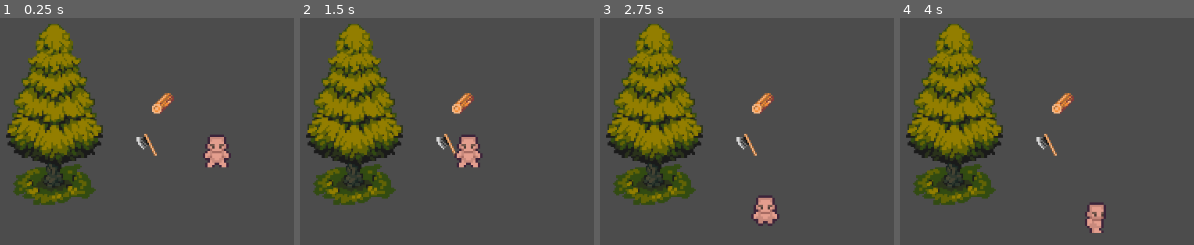
Above: before the commit, frames 1-4 (left to right).
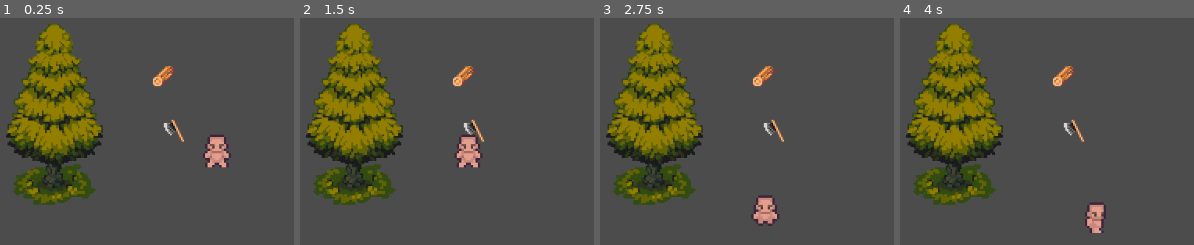
Above: after the commit, the same moments.

Repository: Kowagatte/Rind
Game: Godot game, scene res://world.tscn
Same seed, same stepped clock (60 frames per second), same inputs: the game is played once before the commit and once after it.
Inputs:
- Up to frame 1 (0.25 s): no input
- Up to frame 2 (1.5 s): tap Enter at 0.5 s; hold A (A) 0.53-1.28 s; tap D (D) at 0.8, 1.35 s
- Up to frame 3 (2.75 s): tap S (S) at 1.55 s; tap Space at 2 s; hold S (S) from 2.03 s (still down); tap A (A) at 2.3 s
- Up to frame 4 (4 s): release S (S) at 2.78 s; tap A (A) at 2.85 s; tap D (D) at 3.05 s; tap Enter at 3.5 s; hold D (D) from 3.53 s (still down); tap S (S) at 3.8 s

The runs differ from the first frame. In frame 1, 1.3% of the frame differs, in the area x 46-63%, y 21-61%; in frame 2, 1.3%; in frame 3, 1.3%; in frame 4, 1.3%.

Commit message:
did some root scene refactoring as well as added new assets

Diff:
--- /dev/null
+++ b/common/inventory.gd
@@ -0,0 +1,19 @@
+extends Node2D
+
+export var display_name = "Inventory"
+export var size = 25
+
+func isFull():
+	return get_child_count() >= size
+
+func isEmpty():
+	return get_child_count() == 0
+
+func add(item):
+	pass
+
+func _ready():
+	pass
+
+func _process(_delta):
+	pass
--- a/common/resources/tree/Tree.tscn
+++ b/common/nodes/Tree.tscn
@@ -7,7 +7,6 @@
 extents = Vector2( 5.5, 5.5 )
 
 [node name="Tree" type="StaticBody2D"]
-position = Vector2( 298, 230 )
 scale = Vector2( 2, 2 )
 z_as_relative = false
 
--- a/common/project.godot
+++ b/common/project.godot
@@ -13,6 +13,10 @@
 config/name="Rind Common"
 run/main_scene="res://world.tscn"
 config/icon="res://icon.png"
+
+[display]
+
+mouse_cursor/custom_image="res://resources/cursor/default.png"
 
 [gui]
 
--- a/common/world.tscn
+++ b/common/world.tscn
@@ -1,11 +1,12 @@
-[gd_scene load_steps=29 format=2]
+[gd_scene load_steps=30 format=2]
 
 [ext_resource path="res://resources/base/base_walk.png" type="Texture" id=1]
-[ext_resource path="res://resources/tree/Tree.tscn" type="PackedScene" id=2]
+[ext_resource path="res://nodes/Tree.tscn" type="PackedScene" id=2]
 [ext_resource path="res://resources/axe.png" type="Texture" id=3]
 [ext_resource path="res://resources/base/base_idle.png" type="Texture" id=4]
 [ext_resource path="res://player.gd" type="Script" id=5]
 [ext_resource path="res://resources/log.png" type="Texture" id=6]
+[ext_resource path="res://inventory.gd" type="Script" id=7]
 
 [sub_resource type="RectangleShape2D" id=19]
 extents = Vector2( 6.33333, 3.41667 )
@@ -128,31 +129,40 @@
 "speed": 5.0
 } ]
 
-[node name="world_root" type="Node2D"]
+[node name="root" type="Node2D"]
 
-[node name="player" type="KinematicBody2D" parent="."]
+[node name="UI" type="Control" parent="."]
+margin_right = 1024.0
+margin_bottom = 600.0
+
+[node name="Environment" type="Node2D" parent="."]
+
+[node name="player" type="KinematicBody2D" parent="Environment"]
 position = Vector2( 485, 282 )
 scale = Vector2( 3, 3 )
 z_index = 1
 script = ExtResource( 5 )
 
-[node name="collision" type="CollisionShape2D" parent="player"]
+[node name="collision" type="CollisionShape2D" parent="Environment/player"]
 position = Vector2( 0, 4.41667 )
 shape = SubResource( 19 )
 
-[node name="animated_sprite" type="AnimatedSprite" parent="player"]
+[node name="animated_sprite" type="AnimatedSprite" parent="Environment/player"]
 frames = SubResource( 5 )
 animation = "walk_up"
 
-[node name="Tree" parent="." instance=ExtResource( 2 )]
+[node name="inventory" type="Node2D" parent="Environment/player"]
+script = ExtResource( 7 )
+
+[node name="Tree" parent="Environment" instance=ExtResource( 2 )]
 position = Vector2( 277, 209 )
 
-[node name="Axe" type="Sprite" parent="."]
-position = Vector2( 394, 274 )
+[node name="Axe" type="Sprite" parent="Environment"]
+position = Vector2( 429, 256 )
 scale = Vector2( 2, 2 )
 texture = ExtResource( 3 )
 
-[node name="Log" type="Sprite" parent="."]
-position = Vector2( 416, 222 )
+[node name="Log" type="Sprite" parent="Environment"]
+position = Vector2( 417, 187 )
 scale = Vector2( 2, 2 )
 texture = ExtResource( 6 )
Binary file added: common/resources/cursor/default.png
Not shown, added: common/resources/cursor/default.png.import
Binary file added: common/resources/environment/flower_pink.png
Not shown, added: common/resources/environment/flower_pink.png.import
Binary file added: common/resources/environment/flower_red.png
Not shown, added: common/resources/environment/flower_red.png.import
Binary file added: common/resources/environment/flower_white.png
Not shown, added: common/resources/environment/flower_white.png.import
Binary file added: common/resources/environment/mushroom_green.png
Not shown, added: common/resources/environment/mushroom_green.png.import
Binary file added: common/resources/environment/mushroom_orange.png
Not shown, added: common/resources/environment/mushroom_orange.png.import
(and 4 more such lines)
